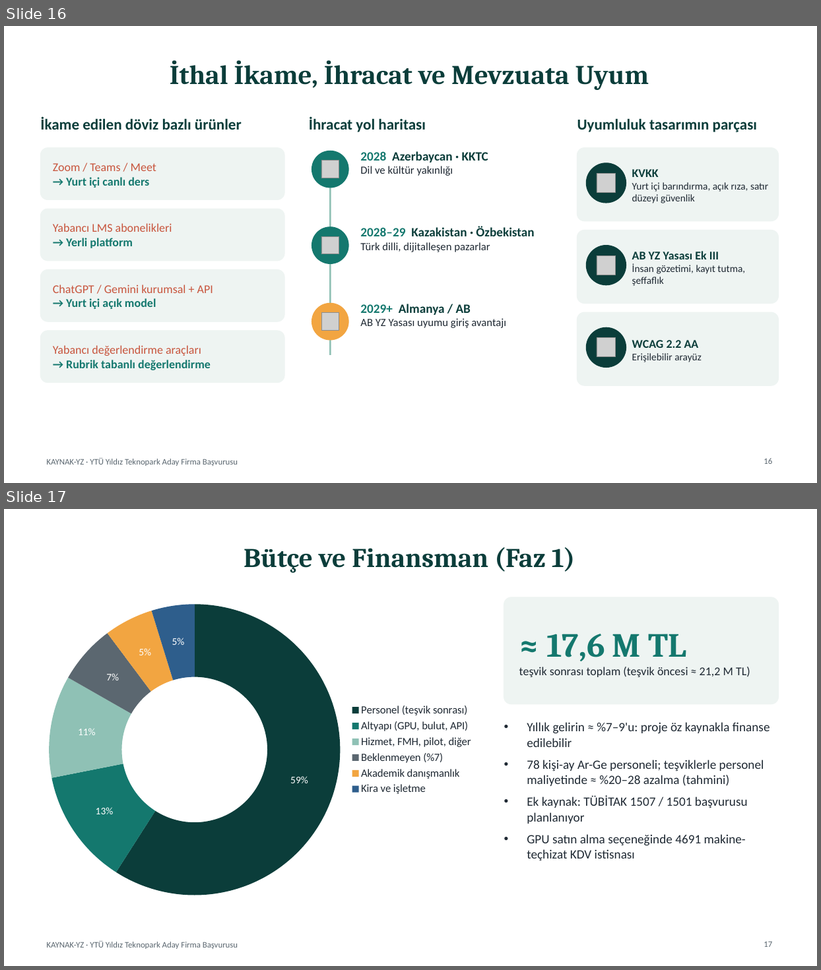
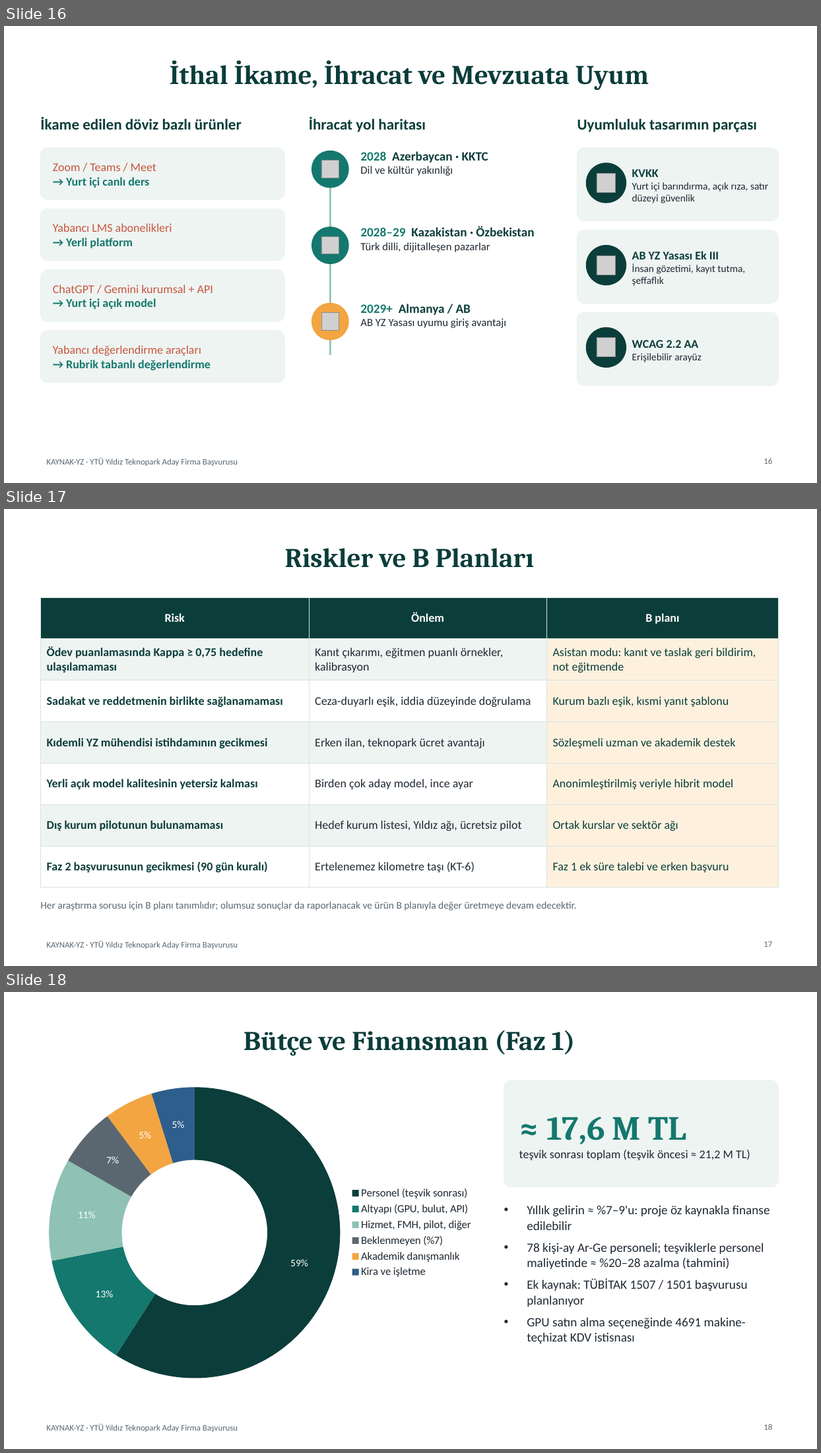
Before and after one commit to adecust/yildiz-teknopark-basvuru, a slide deck: teslim/KAYNAK-YZ_Firma_Proje_Sunumu.pptx. Shown one above the other, each under a label of ours: slides 16 and 17 before the commit, slides 16, 17 and 18 after it. The pictures are 821x970 and 821x1453 pixels, drawn with LibreOffice and Linux fonts; fonts in the diff are those of the drawing; grey boxes stand for pictures. Boxes give left, top, right and bottom in pixels: in the first picture for what was removed or moved away, otherwise in the second. Text is boxed around its words. In the diff, an @@ line names an element or a change of style, - is before the commit and + after.

Commit message:
Bağımsız değerlendirme raporu eklendi; sunum, özet ve belgelerdeki tutarsızlıklar düzeltildi

```diff
--- a/teslim/KAYNAK-YZ_Firma_Proje_Sunumu.pptx
+++ b/teslim/KAYNAK-YZ_Firma_Proje_Sunumu.pptx
@@ slide 17 added at [4, 509, 817, 966], background #FFFFFF; not listed: 1 template element that a slide beside it also shows @@
@@ title added at [285, 548, 534, 568], 32 pt, text #0B3D3A, bold @@
+Riskler ve B Planları
@@ table added at [40, 597, 779, 875], 7 rows, 3 columns @@
+Risk | Önlem | B planı
+Ödev puanlamasında Kappa ≥ 0,75 hedefine ulaşılamaması | Kanıt çıkarımı, eğitmen puanlı örnekler, kalibrasyon | Asistan modu: kanıt ve taslak geri bildirim, not eğitmende
+Sadakat ve reddetmenin birlikte sağlanamaması | Ceza-duyarlı eşik, iddia düzeyinde doğrulama | Kurum bazlı eşik, kısmi yanıt şablonu
+Kıdemli YZ mühendisi istihdamının gecikmesi | Erken ilan, teknopark ücret avantajı | Sözleşmeli uzman ve akademik destek
+Yerli açık model kalitesinin yetersiz kalması | Birden çok aday model, ince ayar | Anonimleştirilmiş veriyle hibrit model
+Dış kurum pilotunun bulunamaması | Hedef kurum listesi, Yıldız ağı, ücretsiz pilot | Ortak kurslar ve sektör ağı
+Faz 2 başvurusunun gecikmesi (90 gün kuralı) | Ertelenemez kilometre taşı (KT-6) | Faz 1 ek süre talebi ve erken başvuru
@@ text added at [40, 902, 577, 911], 12 pt, text #5B6770 @@
+Her araştırma sorusu için B planı tanımlıdır; olumsuz sonuçlar da raporlanacak ve ürün B planıyla değer üretmeye devam edecektir.
@@ page number added at [764, 942, 772, 947], 10 pt, text #5B6770 @@
+17
@@ what was slide 17 is now slide 18 @@
@@ page number at [764, 1424, 772, 1430]: text changed @@
-17
+18
```
Also in this commit, not shown: 5 slides changed, 12 other files.
